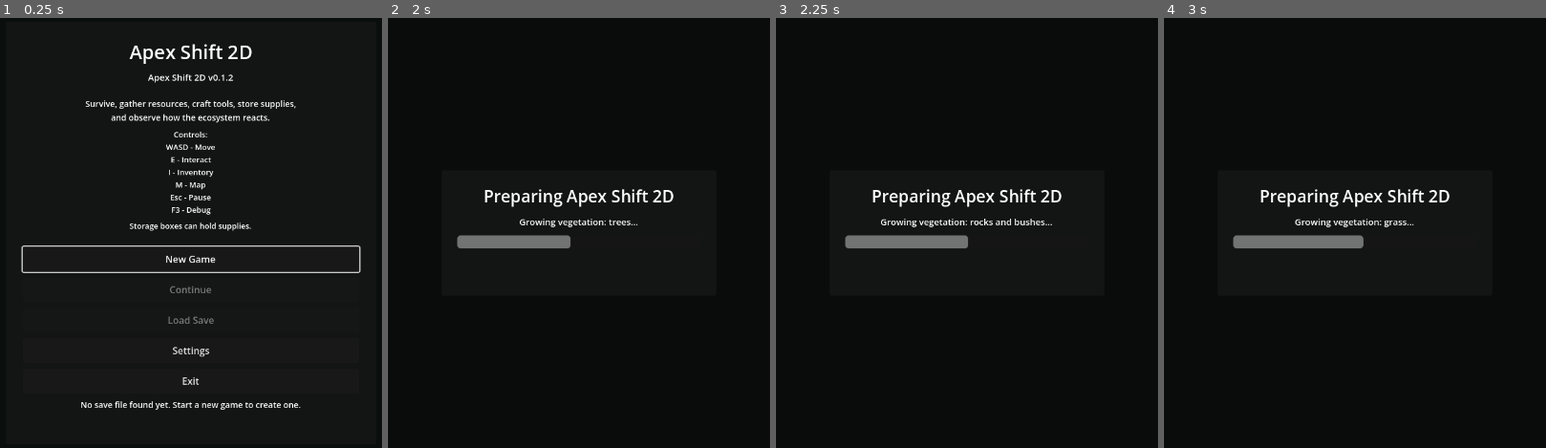
Above: before the commit, frames 1-4 (left to right).
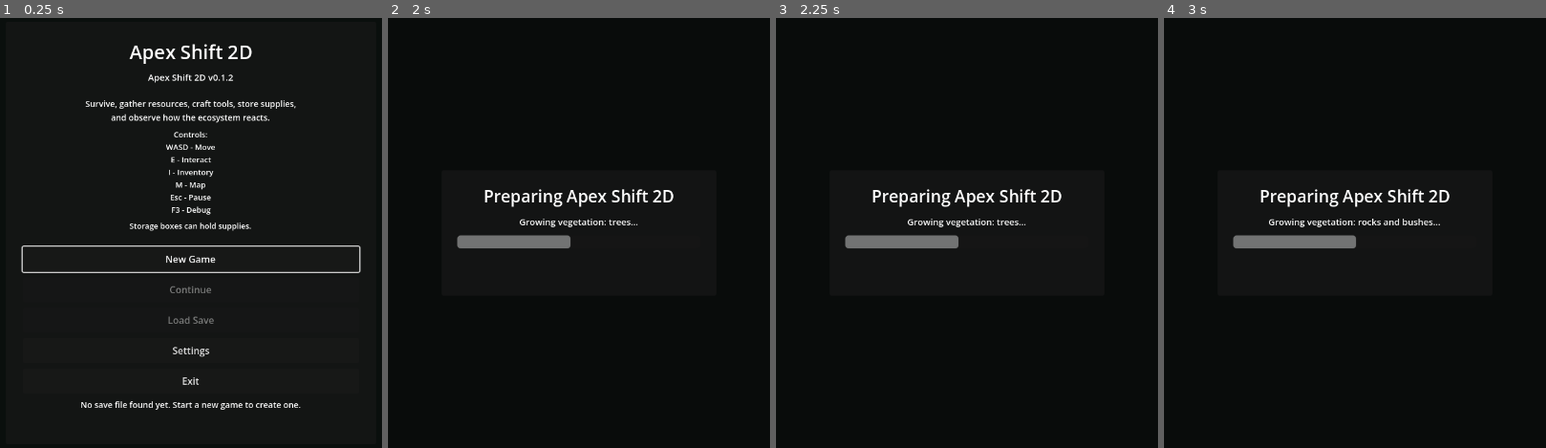
Above: after the commit, the same moments.

Repository: krisstoof/apex-shift-2d
Game: Godot game, scene res://scenes/ui/start_menu.tscn
The game is run twice, just before and just after one commit, with the same random seed, the same clock (stepped at 60 frames per second) and the same inputs.
Inputs (mouse positions are in pixels of both pictures, inside the frame that each line leads up to):
- Up to frame 1 (0.25 s): no input
- Up to frame 2 (2 s): click "New Game" at 0.5 s; tap Enter at 1.25 s; move the mouse to (747, 211) at 1.27 s; hold D (move_right) from 1.28 s (still down); hold Shift from 1.28 s (still down); click (747, 211) at 1.42 s; tap Space at 1.52 s
- Up to frame 3 (2.25 s): tap Space at 2 s; move the mouse to (814, 254) at 2.02 s; release D (move_right) at 2.03 s; release Shift at 2.03 s; hold S (move_down) from 2.03 s (still down); tap E at 2.1 s
- Up to frame 4 (3 s): tap Space at 2.27 s; tap Enter at 2.75 s; move the mouse to (1431, 138) at 2.77 s; release S (move_down) at 2.78 s; hold D (move_right) from 2.78 s (still down); tap 1 at 2.85 s

Frames 1-2 are identical in both runs. In frame 3, 0.5% of the frame differs, in the area x 27-73%, y 46-54%; in frame 4, 0.5%.

Commit message:
feature/#114 boost redfang dry vegetation and show landmarks on maps

Diff:
--- a/scripts/ui/map_screen.gd
+++ b/scripts/ui/map_screen.gd
@@ -336,12 +336,18 @@
 func _draw_landmarks(map_rect: Rect2) -> void:
 	for landmark in landmarks:
 		var landmark_type := str(landmark.get("type", ""))
-		if landmark_type in ["pond", "hill"]:
-			continue
 		var center := _world_to_map(Vector2(landmark.get("position", Vector2.ZERO)), map_rect)
 		var radius := _world_radius_to_map(float(landmark.get("radius", 80.0)), map_rect)
-		_draw_landmark_marker(center, radius, landmark)
-		_draw_landmark_label(center, _get_landmark_label(landmark), Color(0.96, 0.86, 0.58))
+		match landmark_type:
+			"pond":
+				_draw_pond_marker(center, radius, landmark)
+				_draw_landmark_label(center, _get_landmark_label(landmark), Color(0.68, 0.92, 1.0))
+			"hill":
+				_draw_hill_marker(center, radius, landmark)
+				_draw_landmark_label(center, _get_landmark_label(landmark), Color(0.95, 0.86, 0.58))
+			_:
+				_draw_landmark_marker(center, radius, landmark)
+				_draw_landmark_label(center, _get_landmark_label(landmark), Color(0.96, 0.86, 0.58))
 
 
 func _draw_landmark_marker(center: Vector2, radius: float, _landmark: Dictionary) -> void:
@@ -506,7 +512,7 @@
 
 
 func _draw_map_legend(map_rect: Rect2) -> void:
-	var legend_rect := Rect2(map_rect.position + Vector2(14.0, 14.0), Vector2(178.0, 196.0))
+	var legend_rect := Rect2(map_rect.position + Vector2(14.0, 14.0), Vector2(190.0, 236.0))
 	draw_rect(legend_rect, Color(0.025, 0.032, 0.028, 0.78), true)
 	draw_rect(legend_rect, Color(0.70, 0.74, 0.66, 0.34), false, 1.0)
 	var font := get_theme_default_font()
@@ -518,8 +524,10 @@
 	_draw_legend_entry(legend_rect.position + Vector2(12.0, 120.0), "Highland", TERRAIN_ZONE_COLORS["highland"])
 	_draw_legend_entry(legend_rect.position + Vector2(12.0, 140.0), "Pond / wetland", Color(0.12, 0.47, 0.56))
 	_draw_legend_entry(legend_rect.position + Vector2(12.0, 158.0), "Ridge / rocky", Color(0.48, 0.45, 0.28))
-	_draw_legend_entry(legend_rect.position + Vector2(12.0, 176.0), "Varnak", Color(0.88, 0.22, 0.16))
-	_draw_legend_entry(legend_rect.position + Vector2(92.0, 176.0), "Campfire", Color(1.0, 0.46, 0.10))
+	_draw_legend_entry(legend_rect.position + Vector2(12.0, 176.0), "Pond landmark", Color(0.12, 0.47, 0.56))
+	_draw_legend_entry(legend_rect.position + Vector2(12.0, 194.0), "Hill landmark", Color(0.58, 0.55, 0.32))
+	_draw_legend_entry(legend_rect.position + Vector2(92.0, 176.0), "Varnak", Color(0.88, 0.22, 0.16))
+	_draw_legend_entry(legend_rect.position + Vector2(92.0, 194.0), "Campfire", Color(1.0, 0.46, 0.10))
 	if _should_show_resource_markers():
 		_draw_legend_entry(legend_rect.position + Vector2(92.0, 158.0), "Resource", Color(0.67, 0.95, 0.34))
 
--- a/scripts/ui/minimap.gd
+++ b/scripts/ui/minimap.gd
@@ -319,8 +319,6 @@
 func _draw_landmarks(content_rect: Rect2, view_world_rect: Rect2) -> void:
 	for landmark in landmarks:
 		var landmark_type := str(landmark.get("type", ""))
-		if landmark_type in ["pond", "hill"]:
-			continue
 		var world_position := Vector2(landmark.get("position", Vector2.ZERO))
 		var radius_world := float(landmark.get("radius", 80.0))
 		if not _intersects_view_circle(world_position, radius_world, view_world_rect):
@@ -330,7 +328,13 @@
 		var radius := _get_landmark_marker_radius(center, desired_radius, content_rect, landmark)
 		if radius < 2.0:
 			continue
-		_draw_landmark_marker(center, radius, landmark)
+		match landmark_type:
+			"pond":
+				_draw_pond_marker(center, radius, landmark)
+			"hill":
+				_draw_hill_marker(center, radius, landmark)
+			_:
+				_draw_landmark_marker(center, radius, landmark)
 
 
 func _draw_landmark_marker(center: Vector2, radius: float, _landmark: Dictionary) -> void:
--- a/scripts/world/world.gd
+++ b/scripts/world/world.gd
@@ -1965,12 +1965,30 @@
 	)
 	await _spawn_resource_kind("leafy_tree", leafy_count, used_positions, player_position)
 	await _spawn_resource_kind("dry_tree", int(ceil(float(tree_count) * 0.12)), used_positions, player_position)
+	await _spawn_resource_kind_in_biome(
+		"dry_tree",
+		WORLD_CONFIG.get_redfang_extra_dry_tree_count(),
+		"redfang_wilds",
+		used_positions,
+		player_position,
+		WORLD_CONFIG.RESOURCE_MIN_DISTANCE * 0.78,
+		WORLD_CONFIG.get_scaled_spawn_attempts(WORLD_CONFIG.RESOURCE_SPAWN_ATTEMPTS, 1.4, 320)
+	)
 	await _yield_initial_boot_step()
 
 	_set_boot_progress("Growing vegetation: rocks and bushes...", 0.50)
 	await _spawn_resource_kind("rock", WORLD_CONFIG.get_rock_count(), used_positions, player_position)
 	await _spawn_resource_kind("bush", green_bush_count, used_positions, player_position)
 	await _spawn_resource_kind("dry_bush", dry_bush_count, used_positions, player_position)
+	await _spawn_resource_kind_in_biome(
+		"dry_bush",
+		WORLD_CONFIG.get_redfang_extra_dry_bush_count(),
+		"redfang_wilds",
+		used_positions,
+		player_position,
+		WORLD_CONFIG.RESOURCE_MIN_DISTANCE * 0.62,
+		WORLD_CONFIG.get_scaled_spawn_attempts(WORLD_CONFIG.RESOURCE_SPAWN_ATTEMPTS, 1.4, 320)
+	)
 	await _spawn_resource_kind("small_bush", WORLD_CONFIG.get_small_bush_count(), used_positions, player_position)
 	await _spawn_resource_kind("berry_bush", WORLD_CONFIG.get_berry_bush_count(), used_positions, player_position)
 	await _yield_initial_boot_step()
--- a/scripts/world/world_config.gd
+++ b/scripts/world/world_config.gd
@@ -41,6 +41,10 @@
 const BERRY_BUSH_COUNT := 14
 const GRASS_PATCH_COUNT := 72
 const DENSE_GRASS_COUNT := 34
+const REDFANG_EXTRA_DRY_TREE_COUNT := 30
+const REDFANG_EXTRA_DRY_BUSH_COUNT := 42
+const REDFANG_EXTRA_DRY_TREE_COUNT_MAX := 70
+const REDFANG_EXTRA_DRY_BUSH_COUNT_MAX := 95
 const TREE_COUNT_MAX := 170
 const WESTWOOD_EXTRA_CONIFER_COUNT_MAX := 130
 const ROCK_COUNT_MAX := 85
@@ -374,7 +378,7 @@
 		"bush_weight": 2.5,
 		"dry_bush_weight": 13.0,
 		"berry_bush_weight": 0.2,
-		"grass_weight": 1.15,
+		"grass_weight": 0.9,
 		"landmark_weights": {
 			"hill": 1.60,
 			"pond": 0.70
@@ -440,6 +444,14 @@
 
 static func get_dense_grass_count() -> int:
 	return scale_count(DENSE_GRASS_COUNT, DECORATIVE_VEGETATION_DENSITY_MULTIPLIER, DENSE_GRASS_COUNT_MAX)
+
+
+static func get_redfang_extra_dry_tree_count() -> int:
+	return scale_count(REDFANG_EXTRA_DRY_TREE_COUNT, RESOURCE_DENSITY_MULTIPLIER, REDFANG_EXTRA_DRY_TREE_COUNT_MAX)
+
+
+static func get_redfang_extra_dry_bush_count() -> int:
+	return scale_count(REDFANG_EXTRA_DRY_BUSH_COUNT, RESOURCE_DENSITY_MULTIPLIER, REDFANG_EXTRA_DRY_BUSH_COUNT_MAX)
 
 
 static func get_varnak_target_count() -> int:
